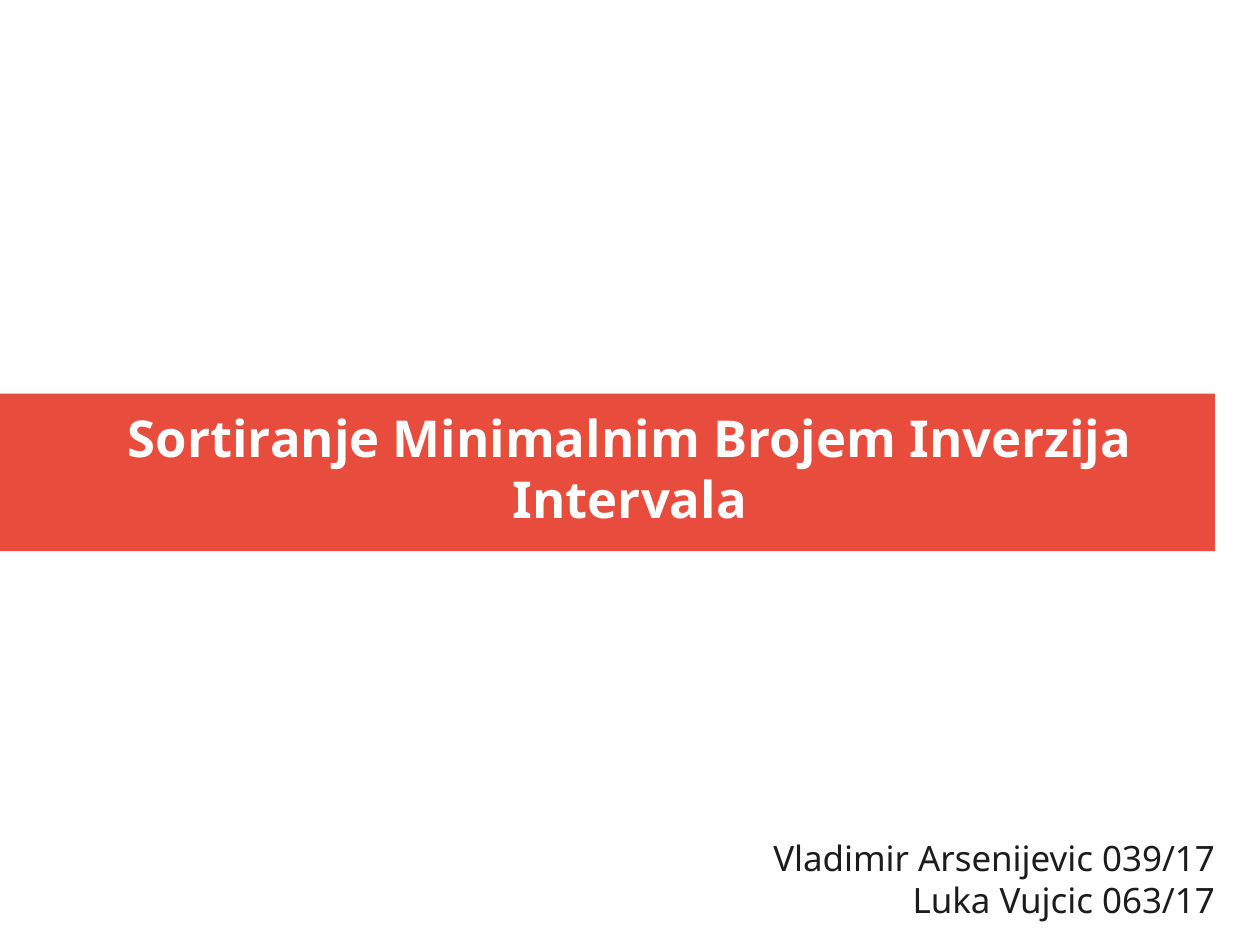
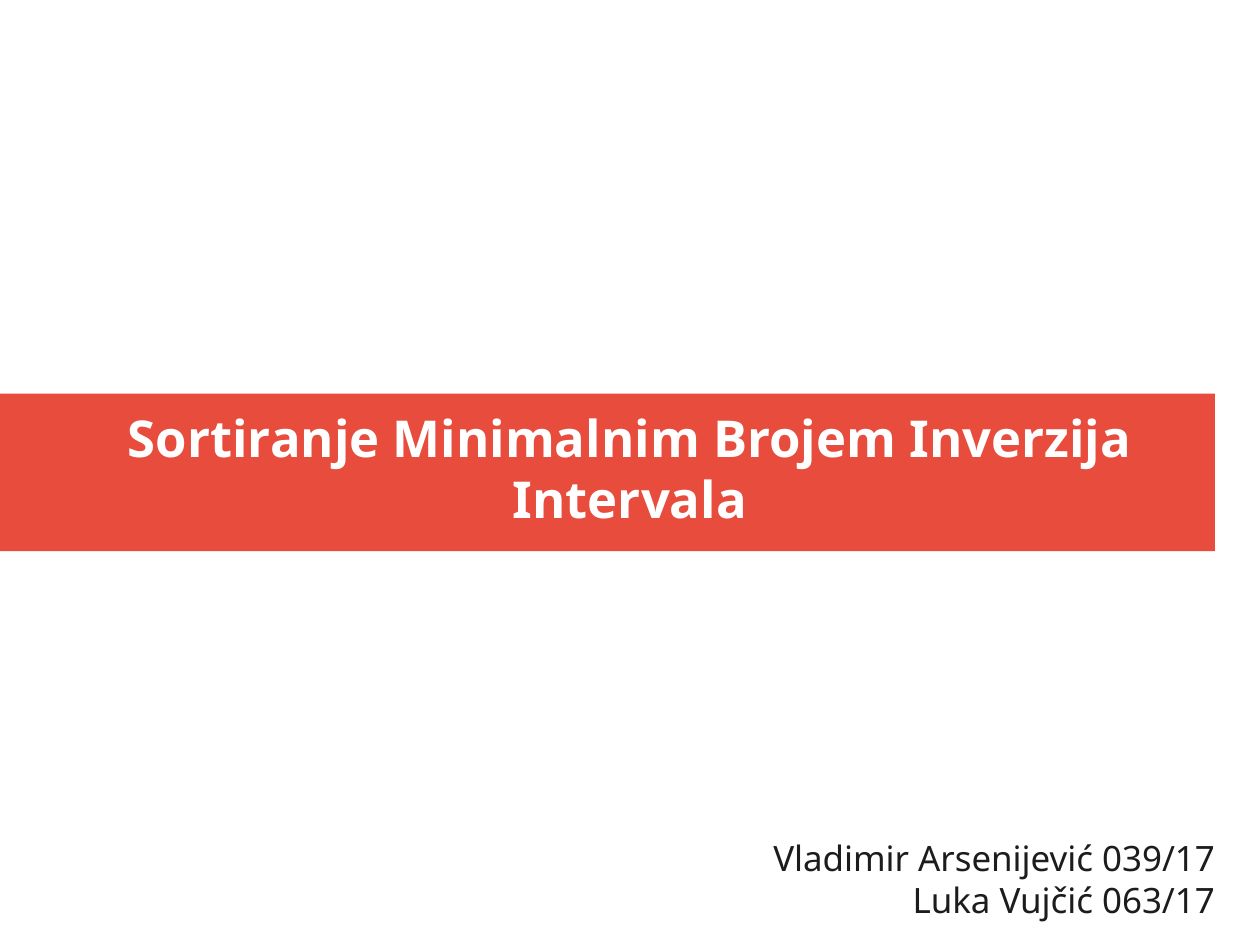
Before and after one commit to LukaVujcic/Minimum-Sorting-By-Reversals, a slide deck: slide 1 of prezentacija.odp. Drawn at 1260x945 pixels with LibreOffice and Linux fonts; fonts in the diff are those of the drawing. Boxes give left, top, right and bottom in pixels: in the first picture for what was removed or moved away, otherwise in the second. Text is boxed around its words. In the diff, an @@ line names an element or a change of style, - is before the commit and + after.

```diff
--- a/prezentacija.odp
+++ b/prezentacija.odp
@@ subtitle at [773,844,1215,922]: text changed @@
-Vladimir Arsenijevic 039/17
-Luka Vujcic 063/17
+Vladimir Arsenijević 039/17
+Luka Vujčić 063/17
```
Also in this commit, not shown: 1 other slide changed, 2 other files.
